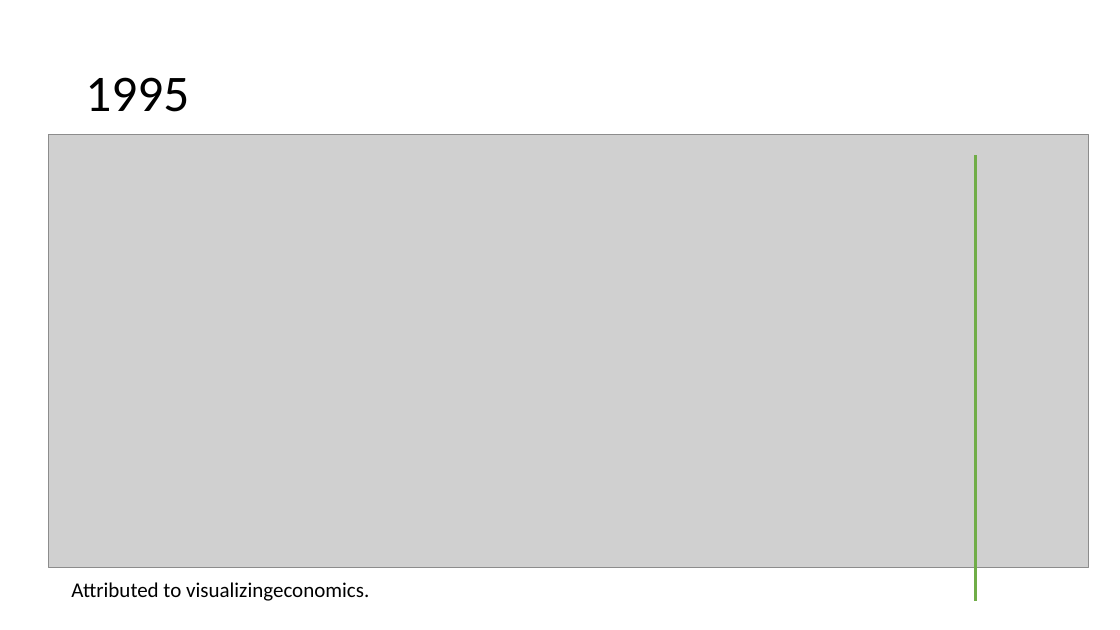
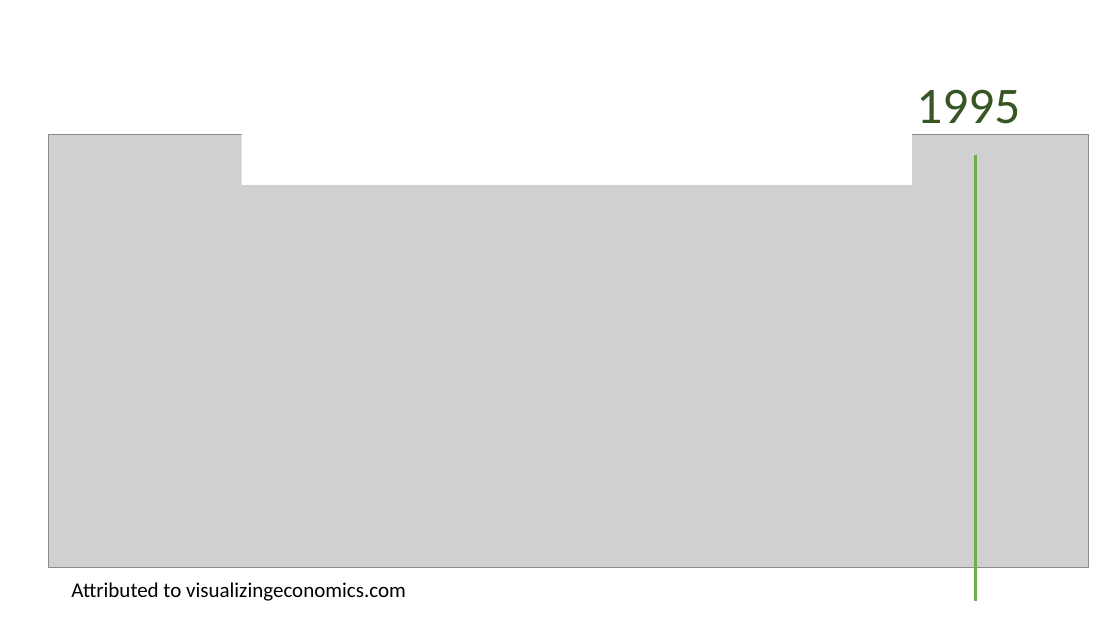
Before and after one commit to CS3550/Fall2020, a slide deck: slide 4 of Network Parts and Terms.pptx (slide 3 before the commit). Drawn at 1120x630 pixels with LibreOffice and Linux fonts; fonts in the diff are those of the drawing; grey boxes stand for pictures; background and template pictures are left out. Boxes give left, top, right and bottom in pixels: in the first picture for what was removed or moved away, otherwise in the second. Text is boxed around its words. In the diff, an @@ line names an element or a change of style, - is before the commit and + after.

```diff
--- a/Network Parts and Terms.pptx
+++ b/Network Parts and Terms.pptx
@@ title "1995": place and size @@
-title "1995" at [85, 77, 189, 112]
+title "1995" at [916, 89, 1020, 136]
@@ title "1995" at [916, 89, 1020, 136]: text colour #000000 to #385723 @@
@@ rectangle added at [242, 125, 912, 185], fill #FFFFFF @@
@@ text at [71, 582, 406, 601]: text changed @@
-Attributed to visualizingeconomics.
+Attributed to visualizingeconomics.com
```
Also in this commit, not shown: 4 other slides changed, 1 slide added.
